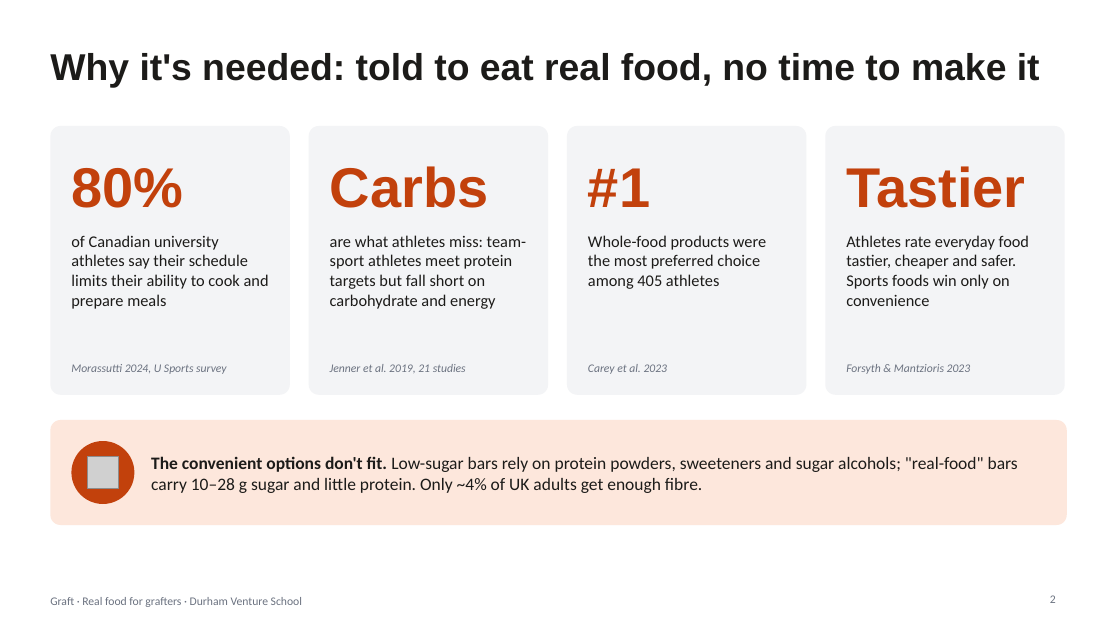
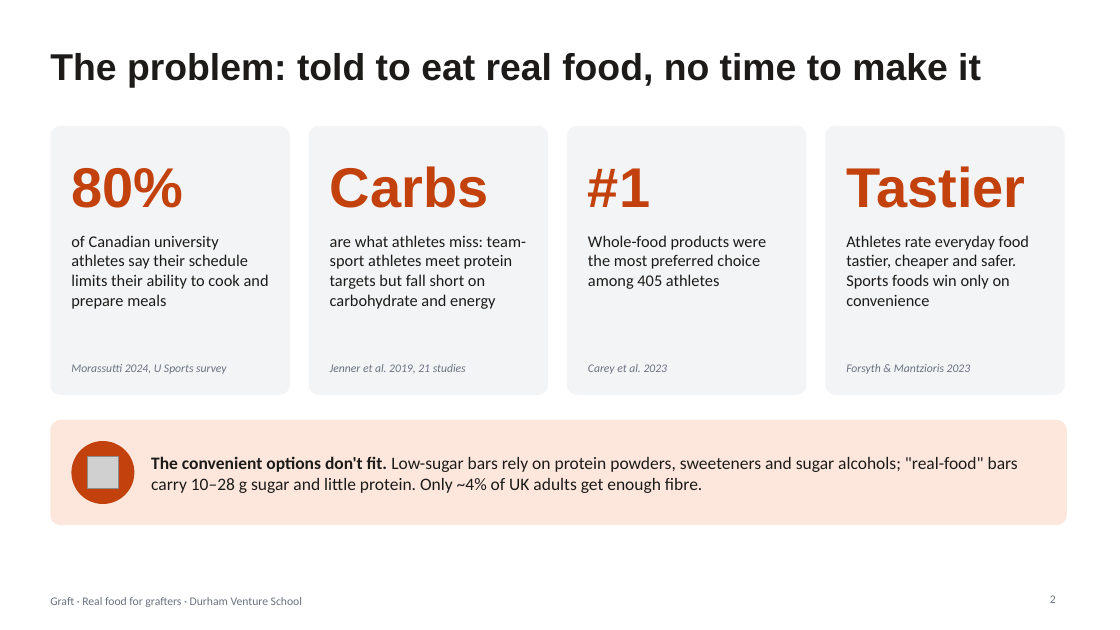
Before and after one commit to ewanh2005-alt/Ewan, a slide deck: slide 2 of 09-pitch/pitch-deck.pptx. Drawn at 1120x630 pixels with LibreOffice and Linux fonts; fonts in the diff are those of the drawing; grey boxes stand for pictures. Boxes give left, top, right and bottom in pixels: in the first picture for what was removed or moved away, otherwise in the second. Text is boxed around its words. In the diff, an @@ line names an element or a change of style, - is before the commit and + after.

```diff
--- a/09-pitch/pitch-deck.pptx
+++ b/09-pitch/pitch-deck.pptx
@@ title at box(50, 53, 981, 87): text changed @@
-Why it's needed: told to eat real food, no time to make it
+The problem: told to eat real food, no time to make it
```
Also in this commit, not shown: 3 other slides changed, 3 other files.
